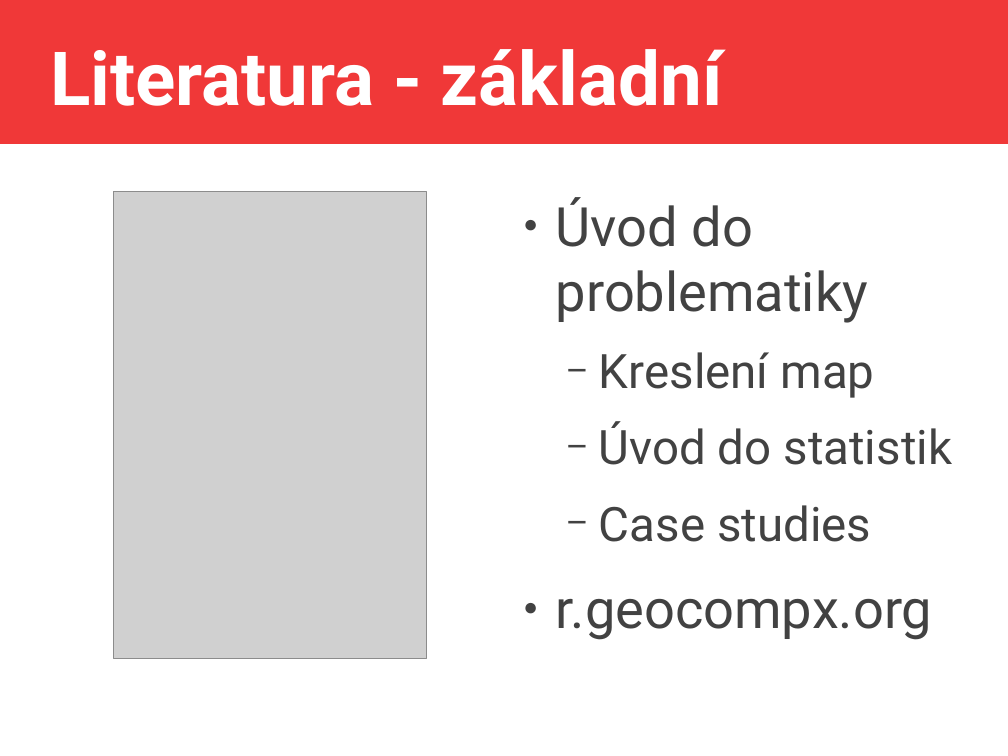
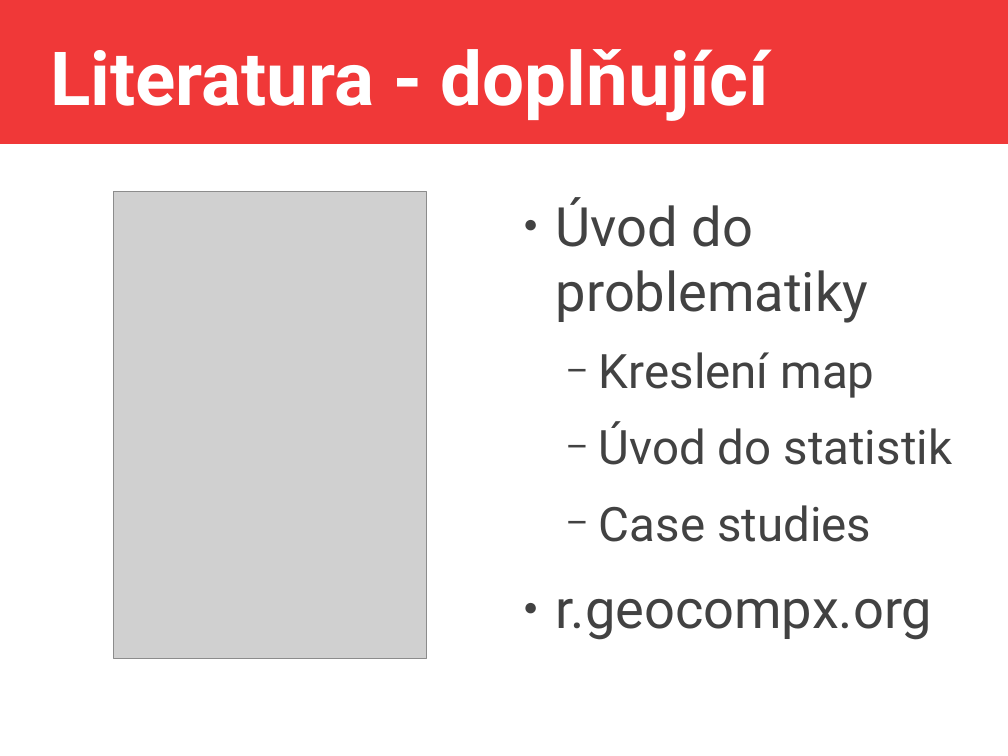
Before and after one commit to jlacko/4EK418, a slide deck: slide 5 of prez/0 - intro 4EK418.odp (slide 4 before the commit). Drawn at 1008x756 pixels with LibreOffice and Linux fonts; fonts in the diff are those of the drawing; grey boxes stand for pictures. Boxes give left, top, right and bottom in pixels: in the first picture for what was removed or moved away, otherwise in the second. Text is boxed around its words. In the diff, an @@ line names an element or a change of style, - is before the commit and + after.

```diff
--- a/prez/0 - intro 4EK418.odp
+++ b/prez/0 - intro 4EK418.odp
@@ title at [50, 49, 769, 121]: text changed @@
-Literatura - základní
+Literatura - doplňující
```
Also in this commit, not shown: 3 other slides changed, 11 other files.
